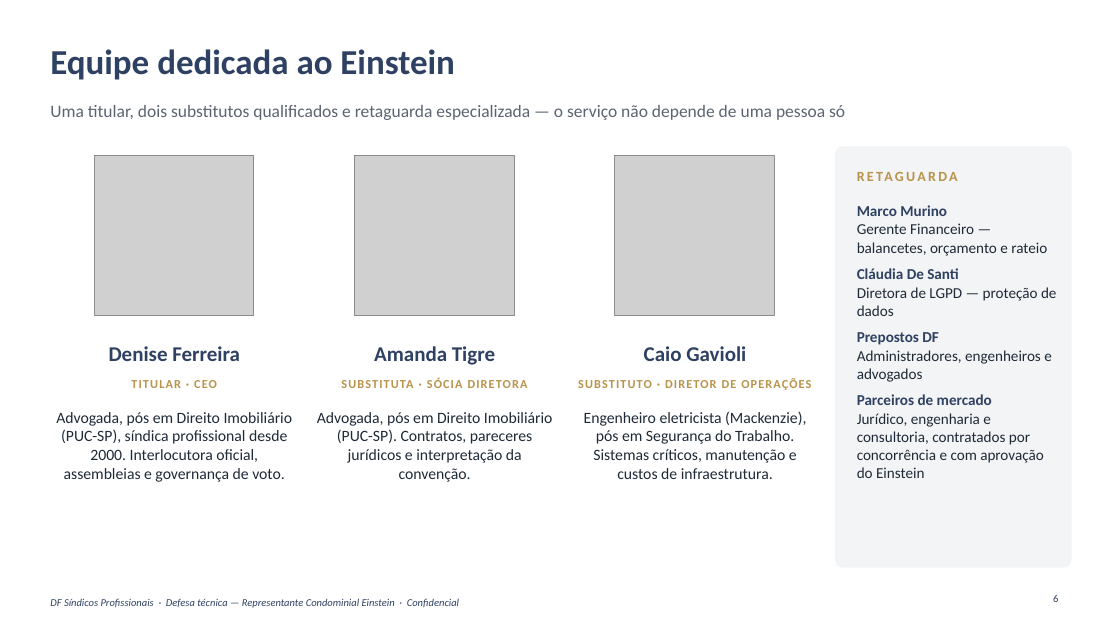
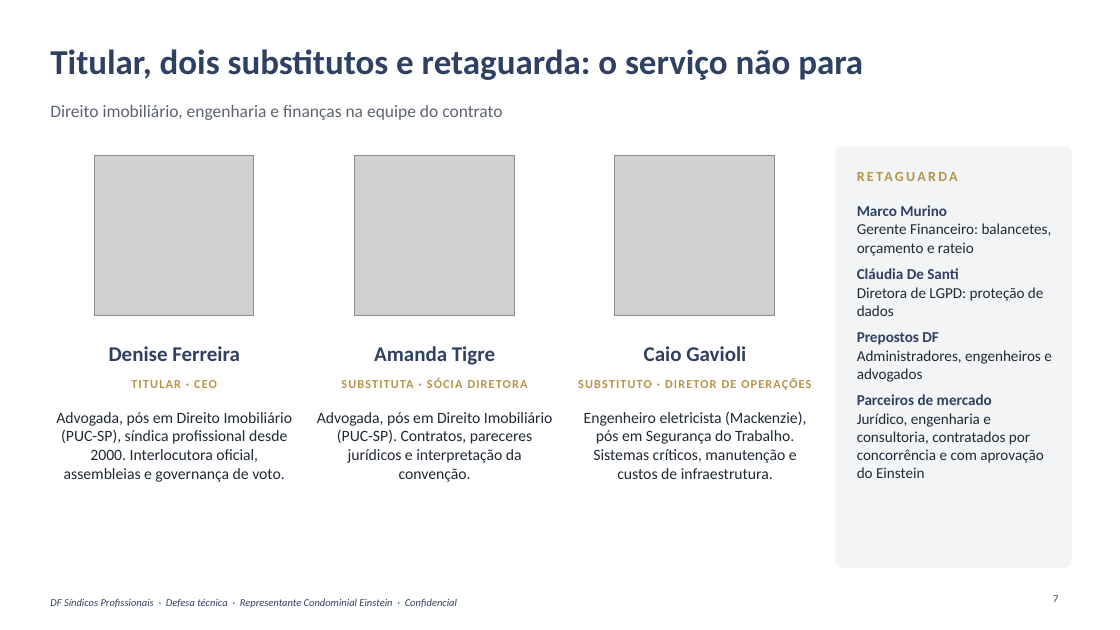
Before and after one commit to caiogavioli/Brainstorm, a slide deck: slide 7 of entregas/apresentacao-13-10/DF_Apresentacao_Einstein_13-10.pptx (slide 6 before the commit). Drawn at 1120x630 pixels with LibreOffice and Linux fonts; fonts in the diff are those of the drawing; grey boxes stand for pictures; background and template pictures are left out. Boxes give left, top, right and bottom in pixels: in the first picture for what was removed or moved away, otherwise in the second. Text is boxed around its words. In the diff, an @@ line names an element or a change of style, - is before the commit and + after.

```diff
--- a/entregas/apresentacao-13-10/DF_Apresentacao_Einstein_13-10.pptx
+++ b/entregas/apresentacao-13-10/DF_Apresentacao_Einstein_13-10.pptx
@@ title at [50, 49, 863, 80]: text changed @@
-Equipe dedicada ao Einstein
+Titular, dois substitutos e retaguarda: o serviço não para
@@ text at [50, 105, 502, 120]: text changed @@
-Uma titular, dois substitutos qualificados e retaguarda especializada — o serviço não depende de uma pessoa só
+Direito imobiliário, engenharia e finanças na equipe do contrato
@@ text at [857, 223, 1052, 256]: text changed @@
-Gerente Financeiro — balancetes, orçamento e rateio
+Gerente Financeiro: balancetes, orçamento e rateio
@@ text at [857, 287, 1043, 316]: text changed @@
-Diretora de LGPD — proteção de dados
+Diretora de LGPD: proteção de dados
@@ text at [50, 598, 457, 608]: text changed @@
-DF Síndicos Profissionais · Defesa técnica — Representante Condominial Einstein · Confidencial
+DF Síndicos Profissionais · Defesa técnica · Representante Condominial Einstein · Confidencial
@@ page number at [1053, 595, 1058, 602]: text changed @@
-6
+7
```
Also in this commit, not shown: 24 other slides changed, 11 other files.
